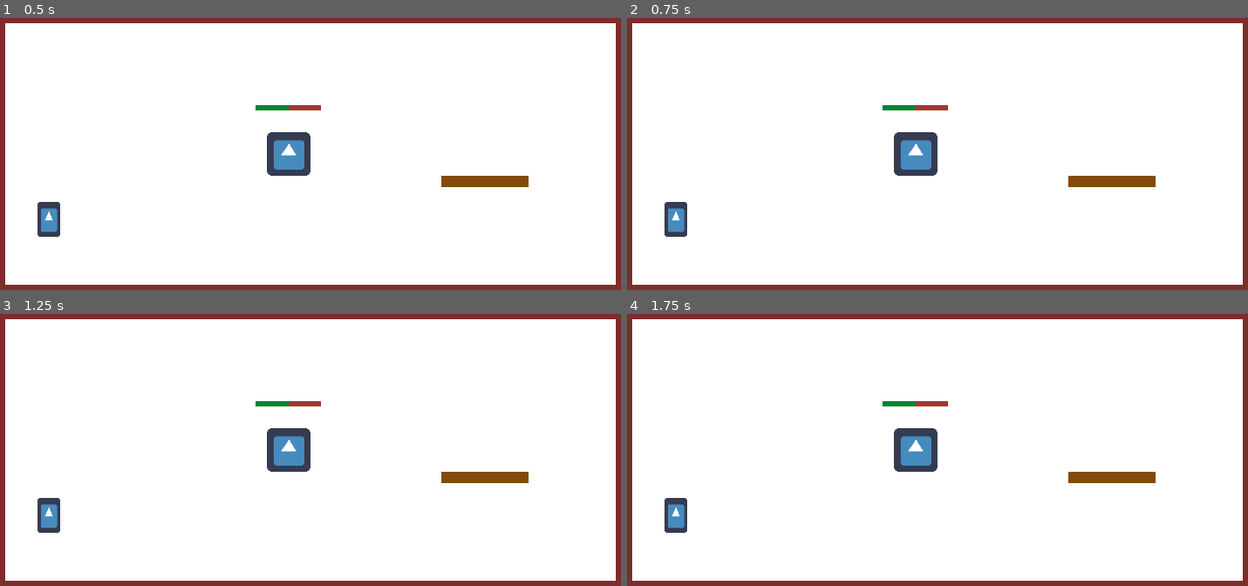
Above: before the commit, frames 1-4 (two rows, left to right).
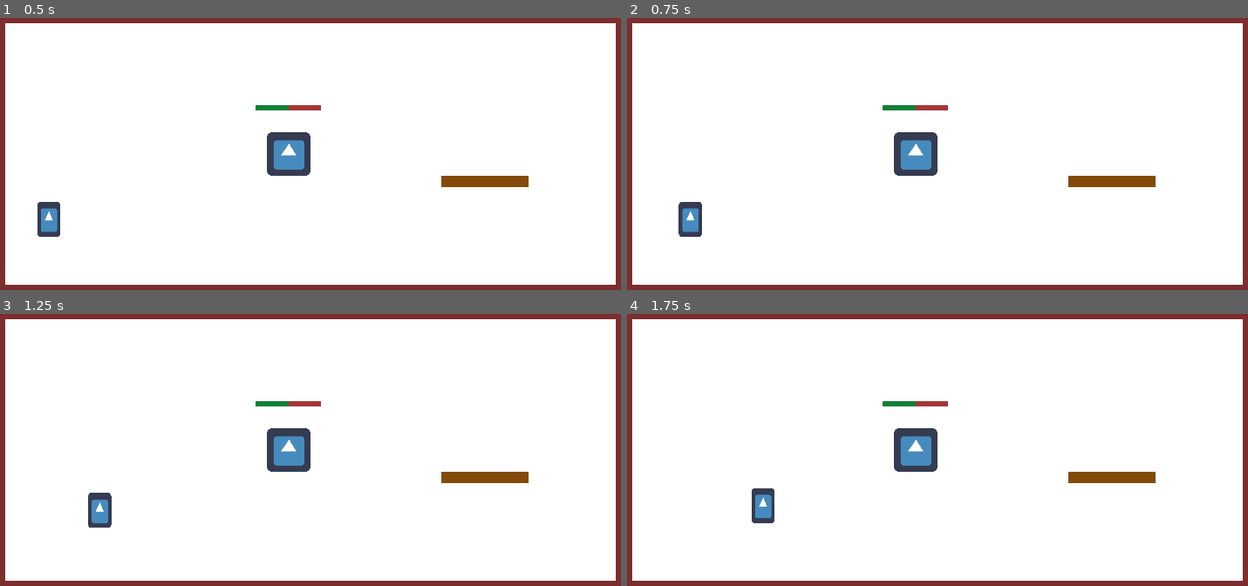
Above: after the commit, the same moments.

Repository: iabadie/fix-it-manitas
Game: Godot game, scene res://scenes/test/Level.tscn
The game is run twice, just before and just after one commit, with the same random seed, the same clock (stepped at 60 frames per second) and the same inputs. The engine's default icon, where the game draws it, is replaced by a stand-in: a white triangle on a blue panel in a dark square.
Inputs:
- Up to frame 1 (0.5 s): no input
- Up to frame 2 (0.75 s): tap Enter at 0.5 s; hold Right (ui_right) from 0.53 s (still down)
- Up to frame 3 (1.25 s): keep holding Right (ui_right); tap Up (ui_up) at 0.77 s
- Up to frame 4 (1.75 s): keep holding Right (ui_right); tap Up (ui_up) at 1.52 s

Frame 1 is identical in both runs. In frame 2, 0.7% of the frame differs, in the area x 6-13%, y 67-81%; in frame 3, 0.9%, in the area x 6-18%, y 65-81%; in frame 4, 0.9%.
Error before the commit: Parse Error: ':' expected at end of line. (res://scenes/Player/Player.gd:18)

Commit message:
Limites establecidos
Se puso el limite fuera del edificio

Diff:
--- a/project.godot
+++ b/project.godot
@@ -24,7 +24,6 @@
 window/size/width=1920
 window/size/height=1080
 window/size/resizable=false
-window/size/fullscreen=true
 window/stretch/mode="2d"
 window/stretch/aspect="keep"
 
@@ -33,6 +32,7 @@
 2d_physics/layer_1="Player"
 2d_physics/layer_2="Platform"
 2d_physics/layer_3="PlayerDetection"
+2d_physics/layer_4="Limits"
 
 [rendering]
 
--- a/scenes/Platform/Platform.tscn
+++ b/scenes/Platform/Platform.tscn
@@ -4,7 +4,7 @@
 extents = Vector2( 120, 15 )
 
 [sub_resource type="RectangleShape2D" id=2]
-extents = Vector2( 100.652, 29.2484 )
+extents = Vector2( 103.24, 84.721 )
 
 [node name="Platform" type="Node2D"]
 
@@ -22,7 +22,7 @@
 collision_layer = 4
 
 [node name="PlayerCollision" type="CollisionShape2D" parent="PlayerDetectionArea"]
-position = Vector2( 120, -120 )
+position = Vector2( 118.829, -88.5538 )
 shape = SubResource( 2 )
 
 [node name="Platform" type="ColorRect" parent="."]
--- a/scenes/Player/Player.gd
+++ b/scenes/Player/Player.gd
@@ -15,7 +15,7 @@
 var state: int = STATES.CLIMB;
 
 # Player processing
-func _physics_process(delta)(:
+func _physics_process(delta):
 	if state == STATES.CLIMB:
 		climb_movement();
 	else:
--- a/scenes/test/Level.tscn
+++ b/scenes/test/Level.tscn
@@ -1,8 +1,14 @@
-[gd_scene load_steps=4 format=2]
+[gd_scene load_steps=6 format=2]
 
 [ext_resource path="res://scenes/Walls/CrashedWall.tscn" type="PackedScene" id=1]
 [ext_resource path="res://scenes/Player/Player.tscn" type="PackedScene" id=2]
 [ext_resource path="res://scenes/Platform/Platform.tscn" type="PackedScene" id=3]
+
+[sub_resource type="RectangleShape2D" id=1]
+extents = Vector2( 63.038, 540 )
+
+[sub_resource type="RectangleShape2D" id=2]
+extents = Vector2( 870.594, 91.4655 )
 
 [node name="Level" type="Node2D"]
 
@@ -31,3 +37,36 @@
 
 [node name="Platform" parent="." instance=ExtResource( 3 )]
 position = Vector2( 1320, 600 )
+
+[node name="Limits" type="Node2D" parent="."]
+
+[node name="ColLeftBody" type="StaticBody2D" parent="Limits"]
+collision_layer = 8
+
+[node name="ColLeftShape" type="CollisionShape2D" parent="Limits/ColLeftBody"]
+position = Vector2( 63.9384, 538.34 )
+shape = SubResource( 1 )
+
+[node name="ColRightBody" type="StaticBody2D" parent="Limits"]
+position = Vector2( 1795, 0 )
+collision_layer = 8
+
+[node name="ColRightShape" type="CollisionShape2D" parent="Limits/ColRightBody"]
+position = Vector2( 63.9384, 538.34 )
+shape = SubResource( 1 )
+
+[node name="ColTopBody" type="StaticBody2D" parent="Limits"]
+position = Vector2( 1795, 0 )
+collision_layer = 8
+
+[node name="ColTopShape" type="CollisionShape2D" parent="Limits/ColTopBody"]
+position = Vector2( -835.891, 91.8766 )
+shape = SubResource( 2 )
+
+[node name="ColBotBody" type="StaticBody2D" parent="Limits"]
+position = Vector2( 1795, 896.242 )
+collision_layer = 8
+
+[node name="ColBotShape" type="CollisionShape2D" parent="Limits/ColBotBody"]
+position = Vector2( -830.855, 91.8766 )
+shape = SubResource( 2 )
